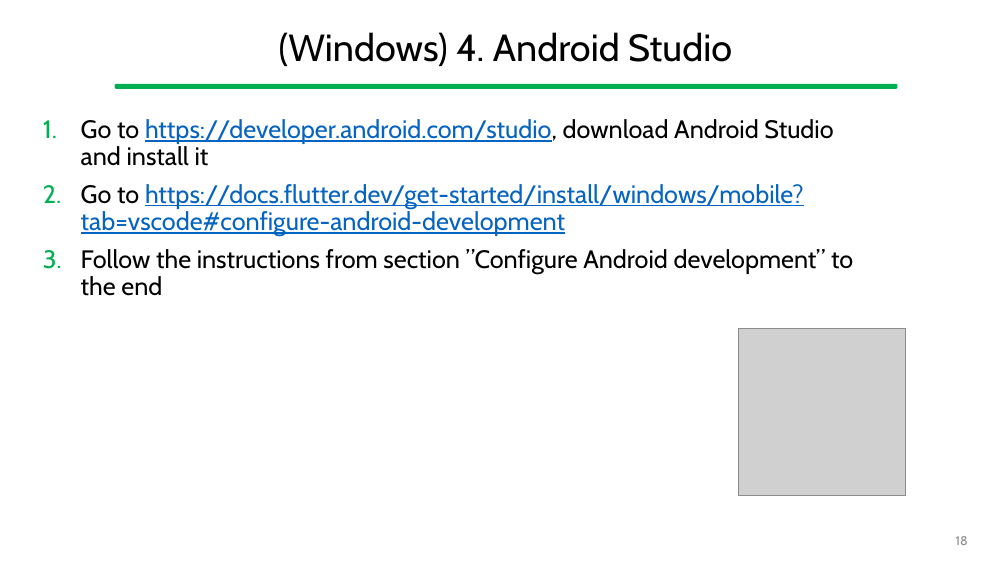
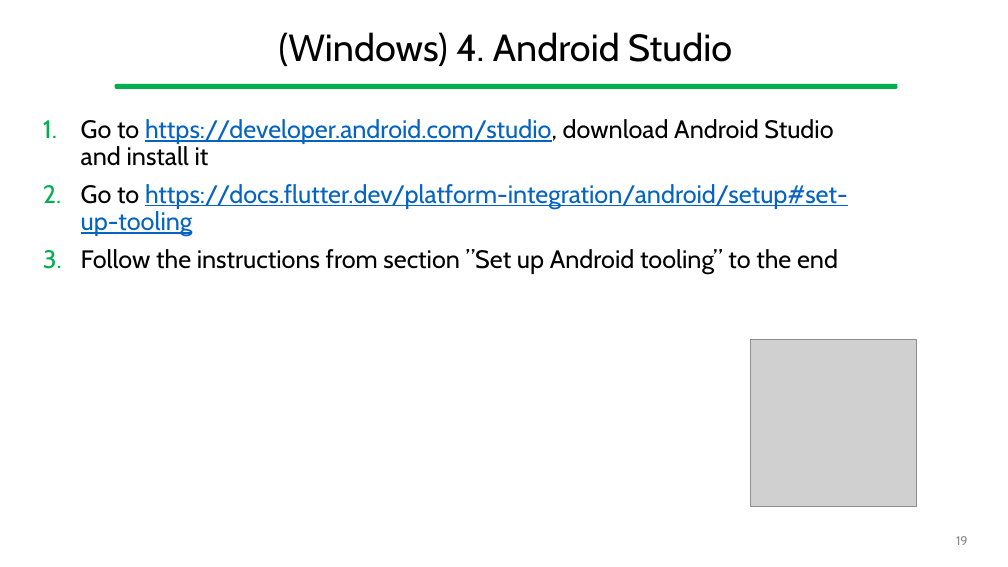
Before and after one commit to gcappon/bwthw, a slide deck: slide 19 of guides/setup_development_environment.pptx (slide 18 before the commit). Drawn at 1008x567 pixels with LibreOffice and Linux fonts; fonts in the diff are those of the drawing; grey boxes stand for pictures. Boxes give left, top, right and bottom in pixels: in the first picture for what was removed or moved away, otherwise in the second. Text is boxed around its words. In the diff, an @@ line names an element or a change of style, - is before the commit and + after.

```diff
--- a/guides/setup_development_environment.pptx
+++ b/guides/setup_development_environment.pptx
@@ text at (x1=81, y1=184, x2=848, y2=274): text changed @@
-2. Go to https://docs.flutter.dev/get-started/install/windows/mobile?tab=vscode#configure-android-development
-3. Follow the instructions from section ”Configure Android development” to the end
+2. Go to https://docs.flutter.dev/platform-integration/android/setup#set-up-tooling
+3. Follow the instructions from section ”Set up Android tooling” to the end
@@ picture moved from (x1=739, y1=328, x2=906, y2=495) to (x1=750, y1=340, x2=917, y2=507) @@
@@ page number at (x1=956, y1=536, x2=968, y2=545): text changed @@
-18
+19
```
Also in this commit, not shown: 5 other slides changed, 1 slide added, 1 other file.
